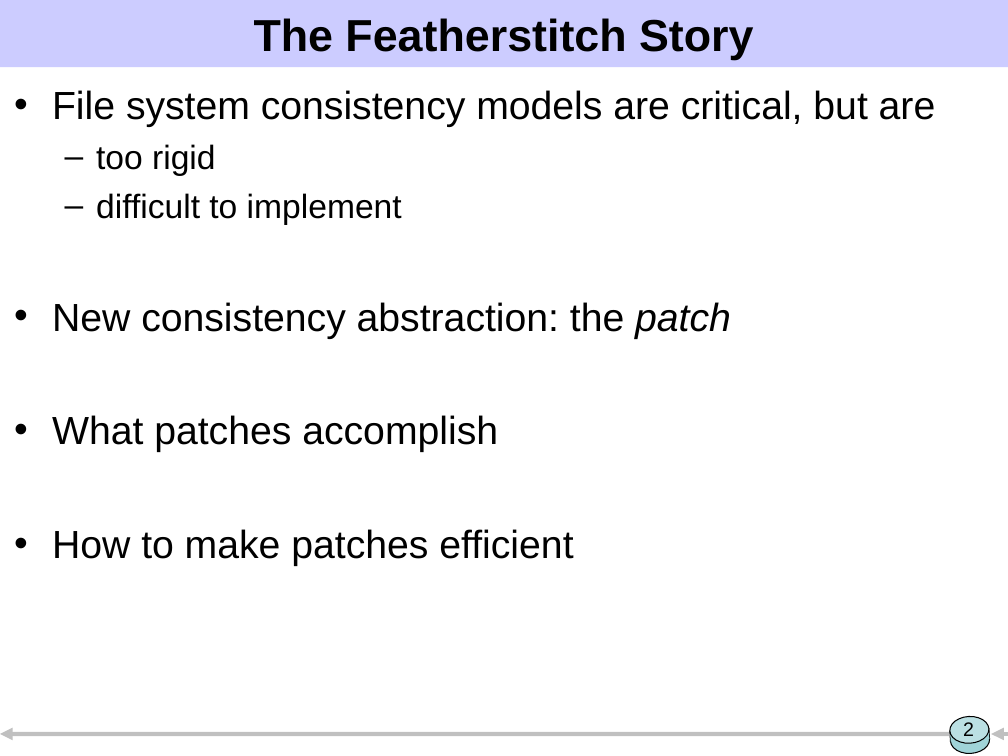
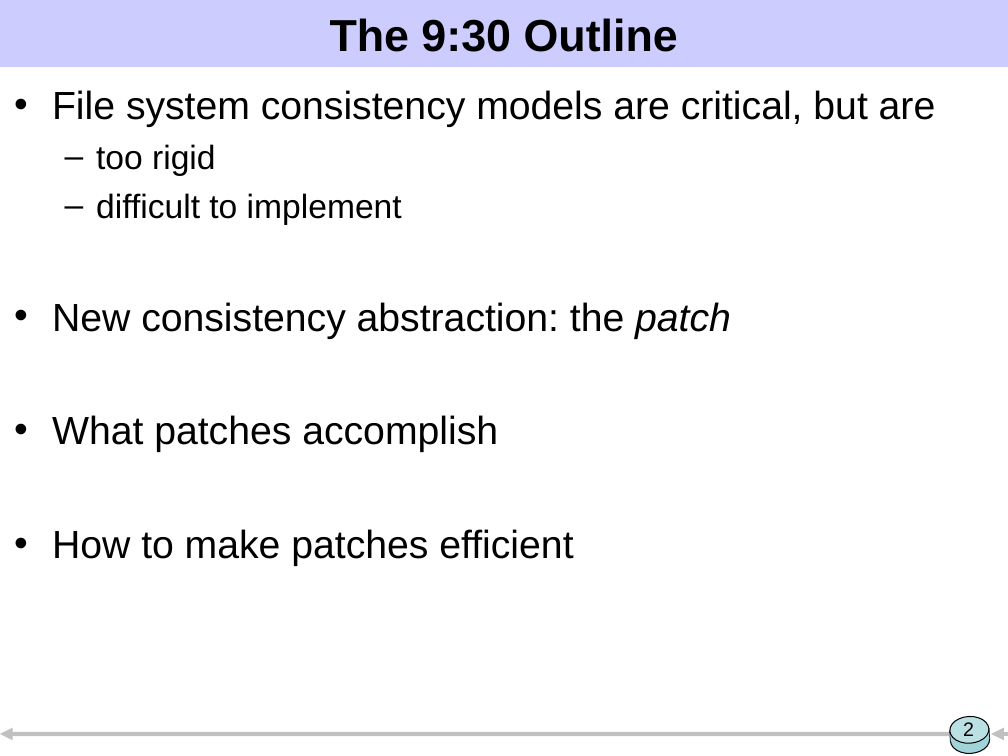
Before and after one commit to ucla-readable/fstitch-doc, a slide deck: slide 2 of sosp/pres.ppt. Drawn at 1008x756 pixels with LibreOffice and Linux fonts; fonts in the diff are those of the drawing. Boxes give left, top, right and bottom in pixels: in the first picture for what was removed or moved away, otherwise in the second. Text is boxed around its words. In the diff, an @@ line names an element or a change of style, - is before the commit and + after.

```diff
--- a/sosp/pres.ppt
+++ b/sosp/pres.ppt
@@ title at [330, 18, 678, 52]: text changed @@
-The Featherstitch Story
+The 9:30 Outline
```
Also in this commit, not shown: 13 other slides changed, 5 slides added, 1 slide removed.
